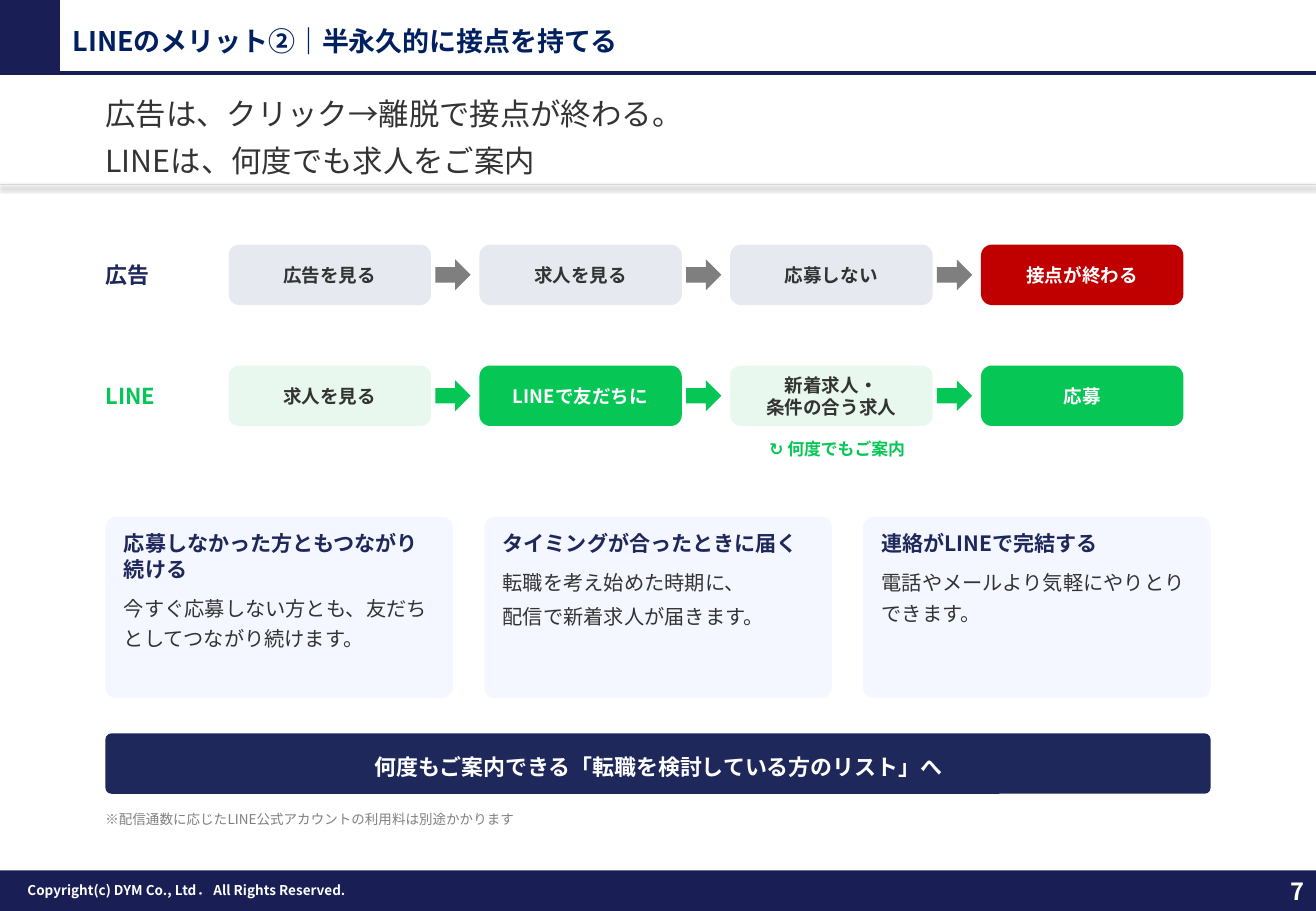
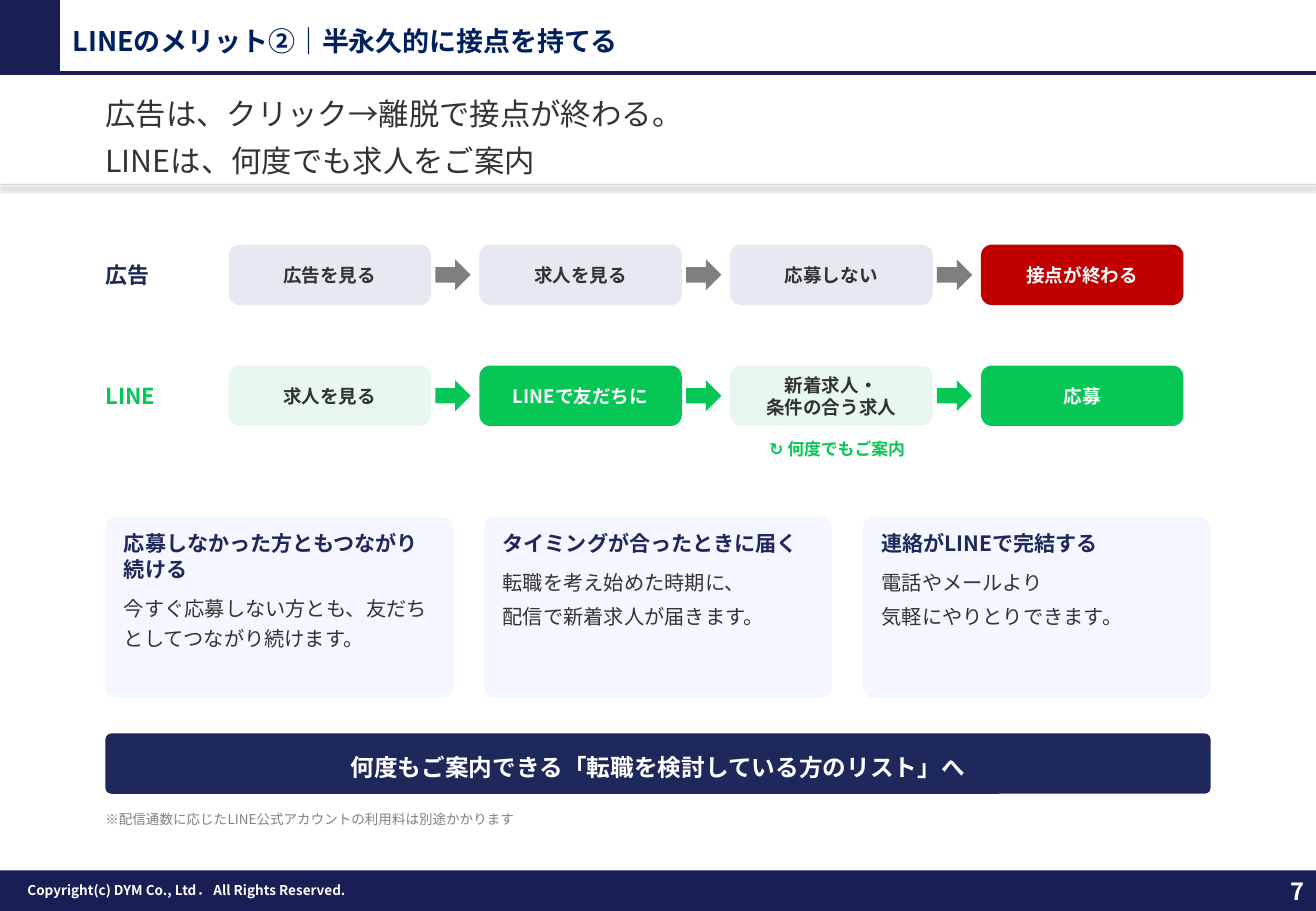
Before and after one commit to tonomura-r-dev/folder, a slide deck: slide 7 of 20260929_チェングロウス_LINE公式アカウント運用のご提案ver4.1.pptx. Drawn at 1316x911 pixels with LibreOffice and Linux fonts; fonts in the diff are those of the drawing; background and template pictures are left out. Boxes give left, top, right and bottom in pixels: in the first picture for what was removed or moved away, otherwise in the second. Text is boxed around its words. In the diff, an @@ line names an element or a change of style, - is before the commit and + after.

```diff
--- a/20260929_チェングロウス_LINE公式アカウント運用のご提案ver4.1.pptx
+++ b/20260929_チェングロウス_LINE公式アカウント運用のご提案ver4.1.pptx
@@ text in rounded rectangle at (x1=882, y1=573, x2=1123, y2=626): text changed @@
-電話やメールより気軽にやりとりできます。
+電話やメールより
+気軽にやりとりできます。
@@ rounded rectangle "何度もご案内できる「転職を検討している方のリスト」へ" at (x1=106, y1=734, x2=1211, y2=795): size 13 to 14 pt @@
```
Also in this commit, not shown: 11 other slides changed, 1 other file.
